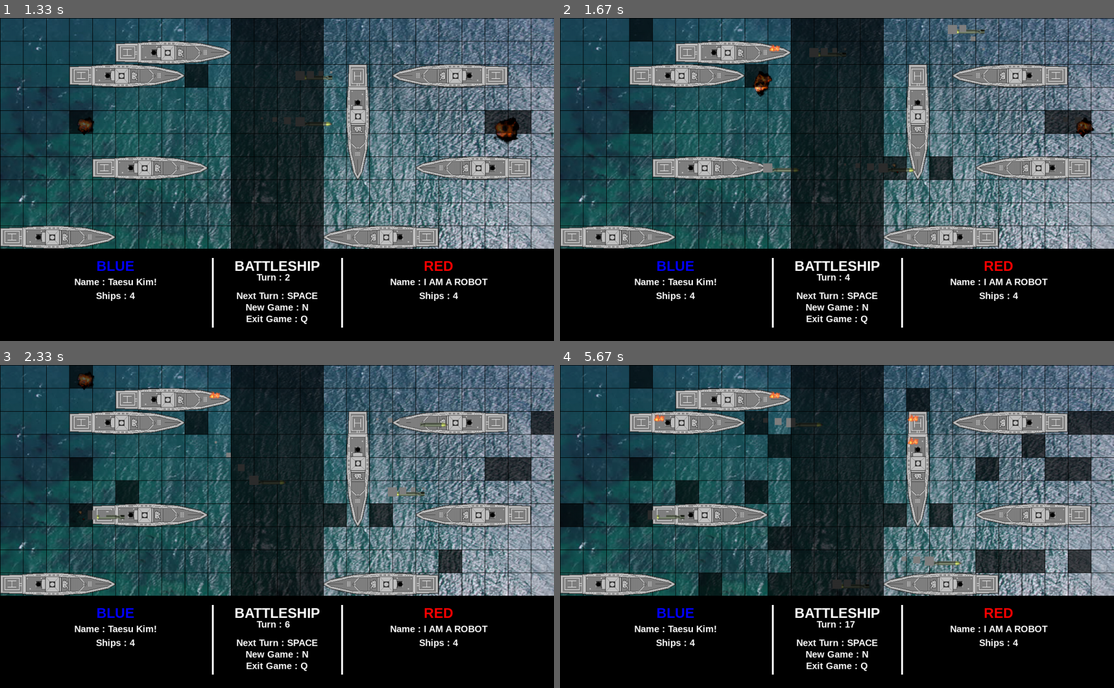
Above: before the commit, frames 1-4 (two rows, left to right).
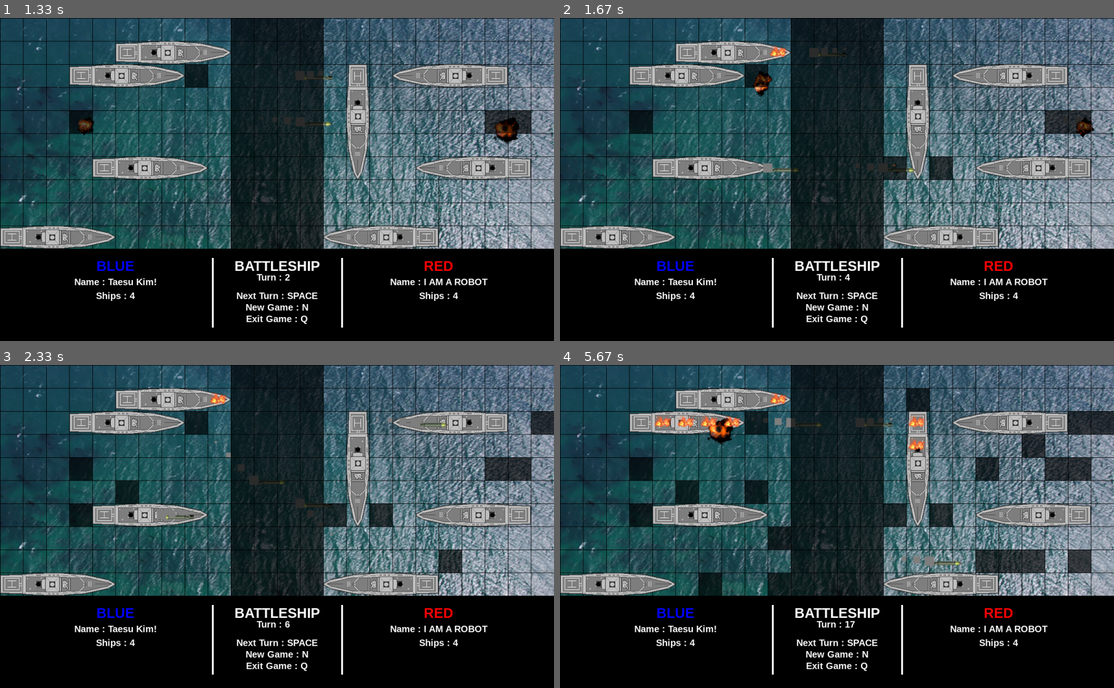
Above: after the commit, the same moments.

Repository: kimts2627/pygame_battleship
Game: pygame game, started from game.py
The game is run twice, just before and just after one commit, with the same random seed, the same clock (stepped at 60 frames per second) and the same inputs.
Inputs:
- Up to frame 1 (1.33 s): tap Space at 0.33, 0.67, 1.07 s
- Up to frame 2 (1.67 s): tap Space at 1.37, 1.57 s
- Up to frame 3 (2.33 s): tap Space at 1.9, 2.2 s
- Up to frame 4 (5.67 s): tap Space at 2.4, 2.7, 2.97, 3.3, 3.6, 3.73, 4.13, 4.43, 4.8, 5.2, 5.5 s

Frame 1 is identical in both runs. In frame 2, 0.5% of the frame differs, in the area x 12-77%, y 0-13%; in frame 3, 0.7%; in frame 4, 1.9%, in the area x 0-66%, y 0-70%.

Commit message:
[Python] <refactor>: Edit red_ai logic
ai_red 파일의 ai_action 메서드를 조금 더 지능적으로 수정했습니다.

game loop에서 각 팀의 ai_action에 map_data를 넘겨주는 부분에서
이제 상대팀의 배 위치를 알 수 없게, 새로 맵핑된 데이터를 넘겨 받습니다.

fire1~4 스프라이트 이미지 소스의 크기를 변경 하였습니다

Diff:
--- a/ai_red.py
+++ b/ai_red.py
@@ -150,21 +150,30 @@
         x = random.randint(0, 9) * TILESIZE
         y = random.randint(0, 9) * TILESIZE
         result = self.last_attack_result
-        return self.attacking_order(x, y)
-        # if turn = 1:
-        #     return self.attacking_order(x, y)
-        # else:
-        #     if result[-1]['result'] == 'nohit':
-        #         for i in list(reversed(result)):
-        #             if i['result'] == 'hit':
-        #                 x = i['position'][0] + 50
-        #                 y = i['position'][1]
-        #                 return self.attacking_order(x, y)
-        #         return self.attacking_order(x, y)
-        #     elif result[-1]['result'] == 'hit':
-        #         x = result[-1]['position'][0] + 50
-        #         y = result[-1]['position'][1]
-        #         return self.attacking_order(x, y)
+
+        def invalid_position_checker(map, x, y):
+            for i in range(len(map)):
+                for j in range(len(map[i])):
+                    if i == int(y / TILESIZE) and j == int(x / TILESIZE):
+                        return True
+            return False
+
+        if turn == 1:
+            return self.attacking_order(x, y)
+        elif result[-1]['result'] == 'nohit':
+            if invalid_position_checker(map, x, y) == True:
+                return self.attacking_order(x, y)
+            else:
+                return self.ai_action(turn, map)
+        elif result[-1]['result'] == 'hit':
+            if result[-1]['position'][0] < 450 and result[-1]['position'][1] >= 0:
+                x = result[-1]['position'][0] + 50
+                y = result[-1]['position'][1]
+                return self.attacking_order(x, y)
+            elif result[-1]['position'][1] == 450:
+                x = result[-1]['position'][0] - 50
+                y = result[-1]['position'][1]
+                return self.attacking_order(x, y)
 
     #! Don't edit global variable / constant or Fn
     # Attack Function is self.attacking_order(x: int, y: int) -> void
--- a/game.py
+++ b/game.py
@@ -1,6 +1,6 @@
 import pygame as pg
 import sys
-import random
+import copy
 from os import path
 from constants import *
 from ai_blue import BlueAi
@@ -15,7 +15,7 @@
 turn = 0
 _last_position = (0, 0)
 _last_result = 'no'
-win_status = ''
+win_status = 'red'
 screen_status = 'main'
 
 screen = pg.display.set_mode((WIDTH, HEIGHT))
@@ -371,8 +371,8 @@
 version_rect.centerx = round(WIDTH / 2)
 version_rect.centery = round(HEIGHT - 50)
 
-##* MAIN SCREEN *##
-# MAIN TITLE
+##* RRESULT SCREEN *##
+# RESULT
 message_result = my_big_font.render(f'{win_status} {RESULT}', True, WHITE)
 result_rect = message_result.get_rect()
 result_rect.centerx = round(WIDTH / 2)
@@ -427,14 +427,22 @@
                     print(f'********************************************************')
                     print(f'************************{turn} turn!*************************')
                     print(f'********************************************************')
-                    blue_man.ai_action(turn, map_data)
+                    hidden_map = copy.deepcopy(map_data)
+                    for i in range(len(hidden_map)):
+                        for j in range(len(hidden_map[i])):
+                            if hidden_map[i][j] == '2':
+                                hidden_map[i] = hidden_map[i][0:j] + 'o' + hidden_map[i][j+1:]
+                    blue_man.ai_action(turn, hidden_map)
                     blue_man.set_attack_result(_last_result, _last_position)
-                    red_man.ai_action(turn, map_data)
+                    hidden_map = copy.deepcopy(map_data)
+                    for i in range(len(hidden_map)):
+                        for j in range(len(hidden_map[i])):
+                            if hidden_map[i][j] == '1':
+                                hidden_map[i] = hidden_map[i][0:j] + 'o' + hidden_map[i][j+1:]
+                    red_man.ai_action(turn, hidden_map)
                     red_man.set_attack_result(_last_result, _last_position)
                     ship_hit_checker(blue_ships, red_ships)
-                    print(blue_man.last_attack_result)
-                    print(red_man.last_attack_result)
-                    print(map_data)
+                    winner_checker()
                     map_status_draw(map_data)
             elif event.key == pg.K_q:
                 done = True
@@ -460,7 +468,6 @@
         effect_group.update(mt)
         back_group.draw(screen)
         back_group.update(mt)
-        winner_checker()
         pg.display.update()
     elif screen_status == 'result':
         screen = pg.display.set_mode((WIDTH, HEIGHT))
Binary file changed: images/fire/fire1.png
Binary file changed: images/fire/fire2.png
Binary file changed: images/fire/fire3.png
Binary file changed: images/fire/fire4.png
